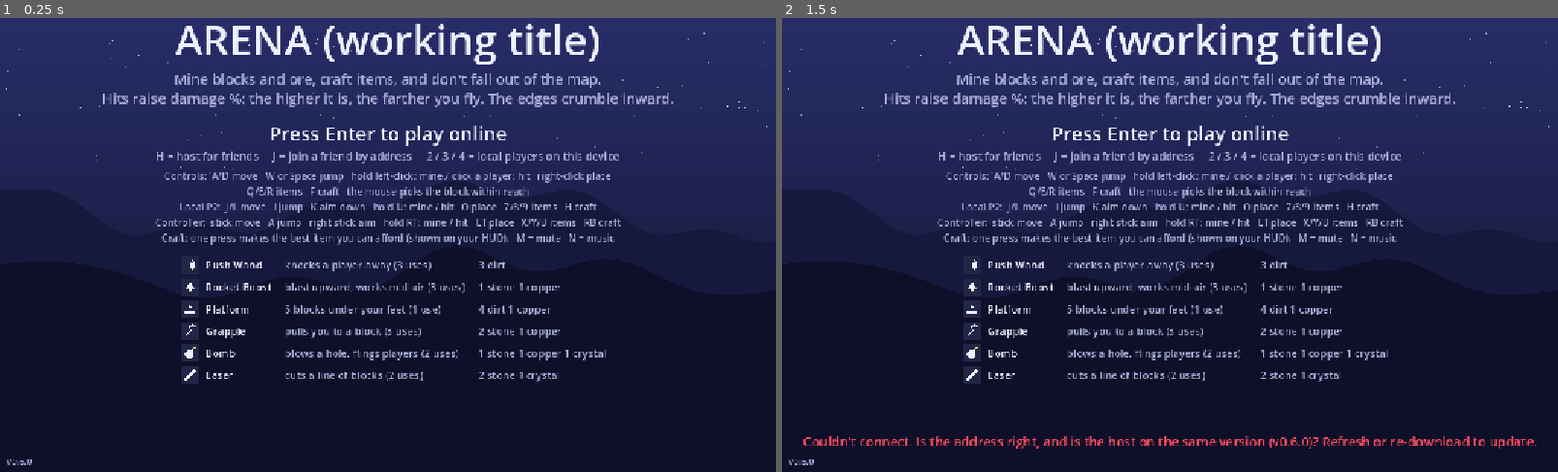
Above: before the commit, frames 1-2 (left to right).
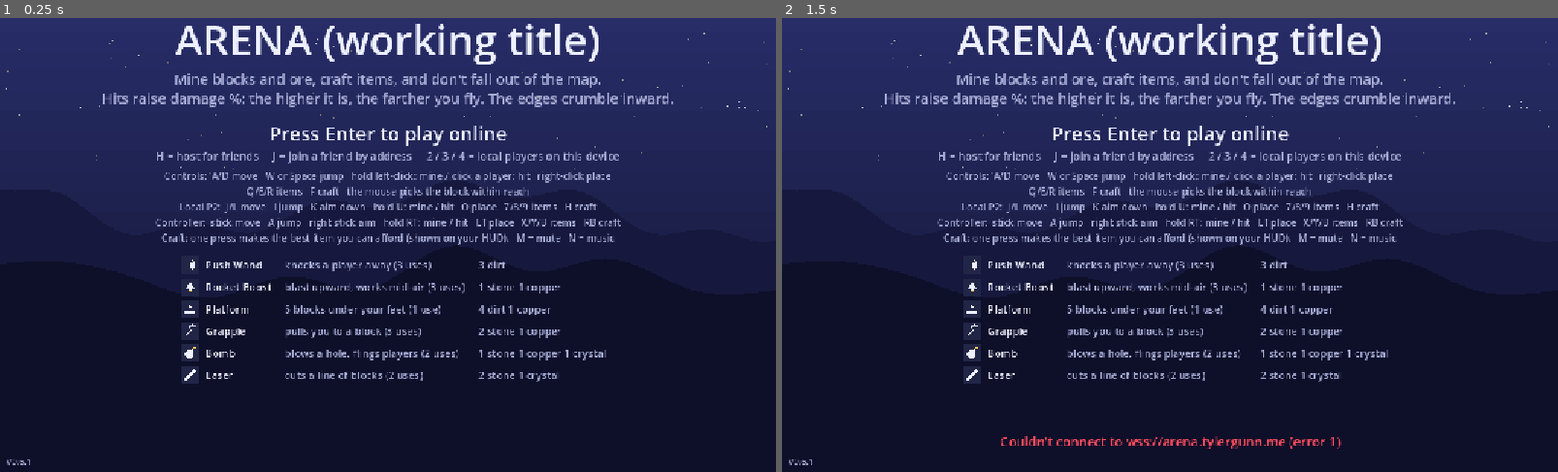
Above: after the commit, the same moments.

Repository: Gunn1/arena-game
Game: Godot game, scene res://main.tscn
The game is run twice, just before and just after one commit, with the same random seed, the same clock (stepped at 60 frames per second) and the same inputs.
Inputs (mouse positions are in pixels of both pictures, inside the frame that each line leads up to):
- Up to frame 1 (0.25 s): no input
- Up to frame 2 (1.5 s): tap Enter at 0.5 s; move the mouse to (1340, 208) at 0.52 s; hold D 0.53-1.28 s; tap Q at 0.6 s; click (1340, 208) at 0.67 s; tap Space at 0.77, 1.25 s; move the mouse to (1014, 254) at 1.27 s; hold S from 1.28 s (still down); tap E at 1.35 s

The runs differ from the first frame. In frame 1, less than 0.1% of the frame differs, in the area x 3-5%, y 97-99%; in frame 2, 1.1%, in the area x 2-98%, y 92-99%.

Commit message:
Web: fix crackly music (bigger audio buffer, smaller music render slices)
The web build is single-threaded, so audio is mixed on the game thread; long frames
(music rendering, map generation) starved the 50 ms default buffer. Web output
latency is now 100 ms and music renders in half-size slices on the web.

Co-Authored-By: Claude Opus 5.5 <noreply@anthropic.com>

Diff:
--- a/godot/project.godot
+++ b/godot/project.godot
@@ -7,6 +7,10 @@
 config/description="Mine, craft, and survive a crumbling map. Last one standing wins."
 run/main_scene="res://main.tscn"
 config/features=PackedStringArray("4.7", "GL Compatibility")
+
+[audio]
+
+driver/output_latency.web=100
 
 [display]
 
--- a/godot/scripts/config.gd
+++ b/godot/scripts/config.gd
@@ -122,7 +122,7 @@
 # Game version. Online, the host and every player must match exactly: it's sent as the
 # WebSocket subprotocol, so a different version can't even connect (no silent breakage).
 # The release workflow checks that the git tag (vX.Y.Z) matches this.
-const GAME_VERSION := "0.6.0"
+const GAME_VERSION := "0.6.1"
 const NET_PROTOCOL := "arena-" + GAME_VERSION
 
 const PLAYER_COLORS := [Color(1.0, 0.42, 0.42), Color(0.31, 0.66, 1.0), Color(1.0, 0.82, 0.25), Color(0.72, 0.48, 1.0)]
--- a/godot/scripts/music.gd
+++ b/godot/scripts/music.gd
@@ -116,7 +116,10 @@
 func _process(delta: float) -> void:
 	# Until the menu track exists we're on the title screen with nothing to play: render faster
 	# (~8 ms/frame) so music starts within a second or two instead of ~5 s.
-	render(BUDGET_USEC if is_ready("menu") else BUDGET_USEC * 4)
+	# The web build is single-threaded: audio is mixed on the same thread, so long frames starve it
+	# (crackles). Render in smaller slices there.
+	var budget := BUDGET_USEC / 2 if OS.has_feature("web") else BUDGET_USEC
+	render(budget if is_ready("menu") else budget * 3)
 	if _want == "" or is_ready(_want):
 		_cur = _want
 	_hype = move_toward(_hype, _intensity, delta * 0.5)
